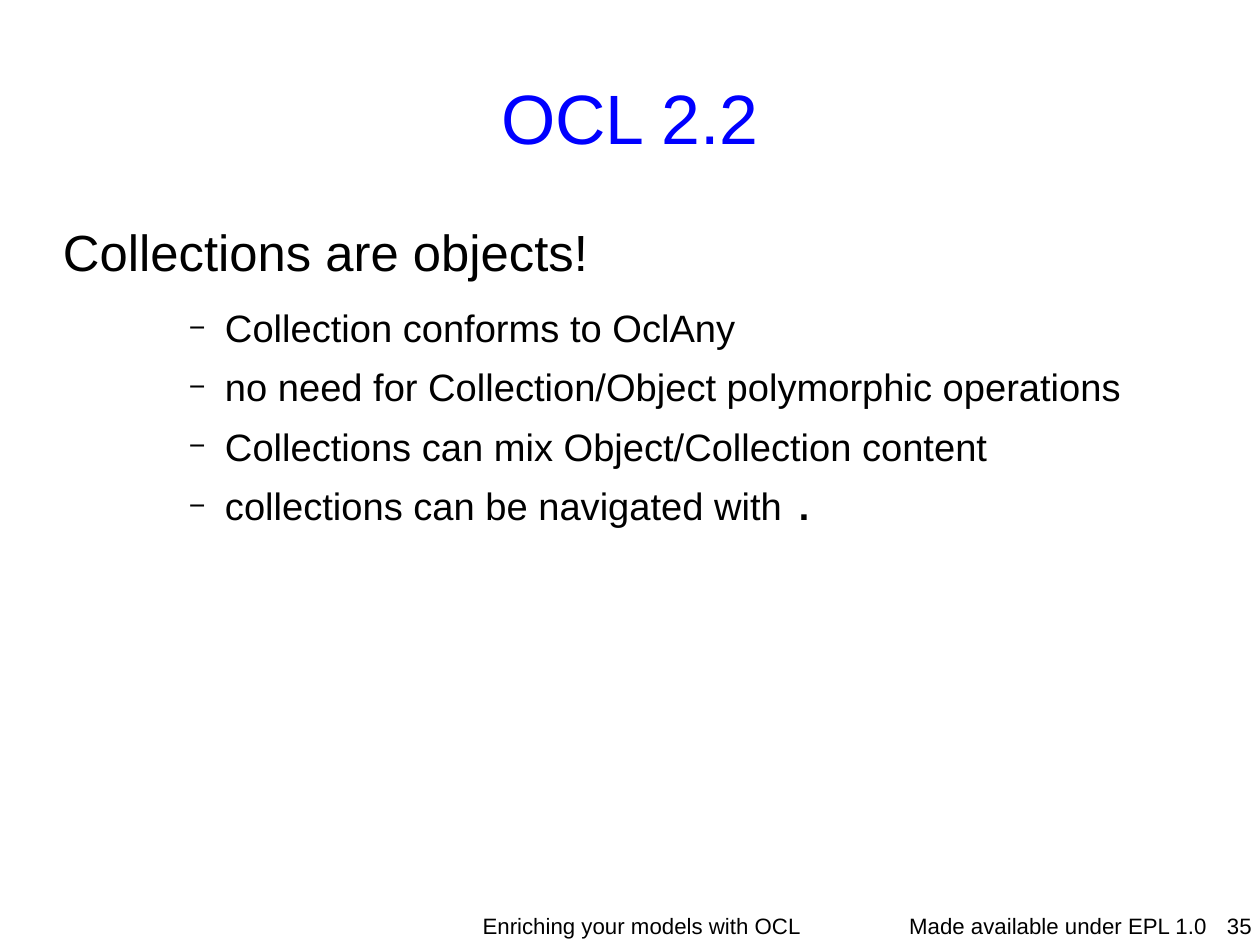
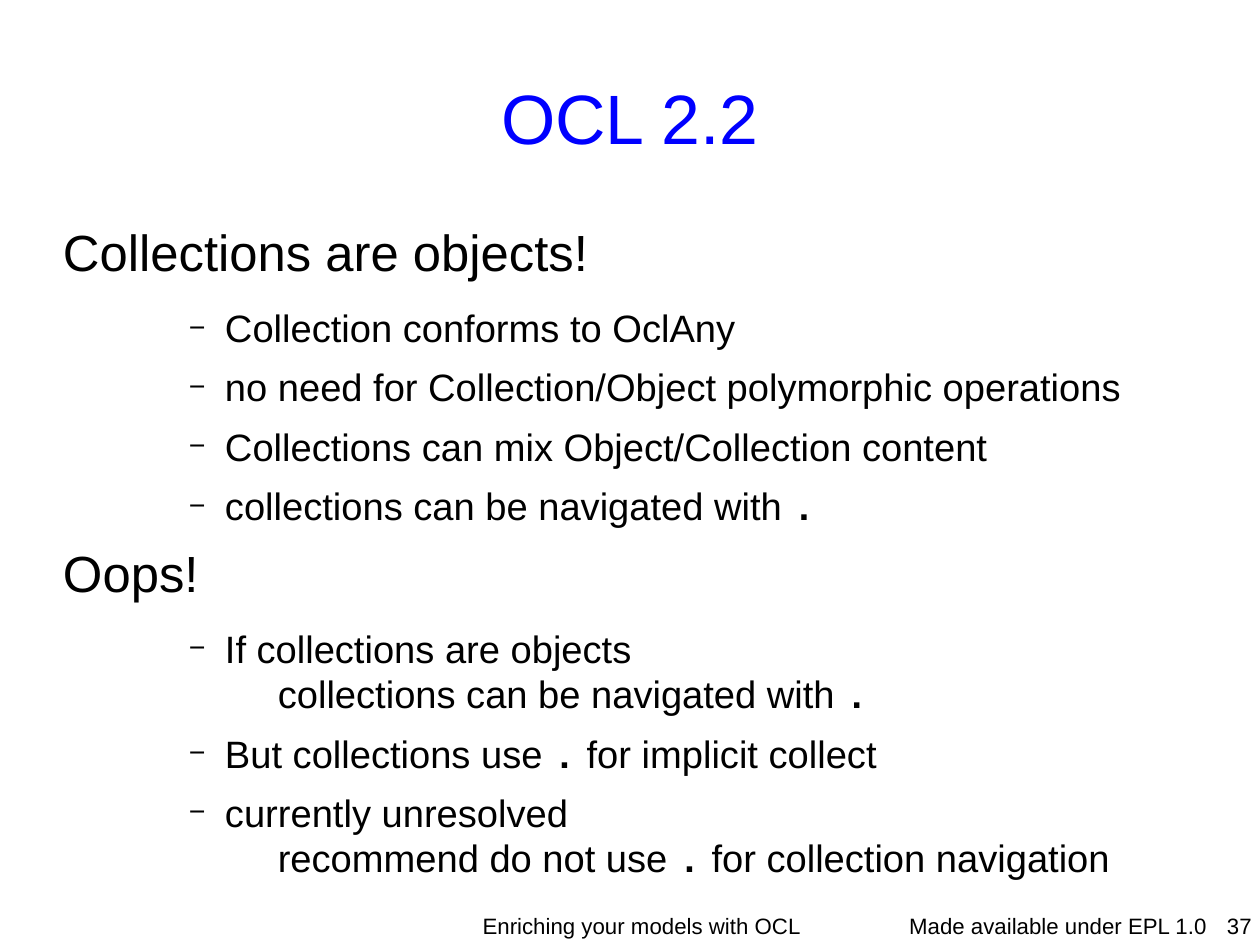
Before and after one commit to eclipse-ocl/ocl-website, a slide deck: slide 37 of ocl/docs/publications/ESE2010LongTalk/EnrichingWithOCL.odp (slide 35 before the commit). Drawn at 1260x945 pixels with LibreOffice and Linux fonts; fonts in the diff are those of the drawing; background and template pictures are left out. Boxes give left, top, right and bottom in pixels: in the first picture for what was removed or moved away, otherwise in the second. Text is boxed around its words. In the diff, an @@ line names an element or a change of style, - is before the commit and + after.

```diff
--- a/ocl/docs/publications/ESE2010LongTalk/EnrichingWithOCL.odp
+++ b/ocl/docs/publications/ESE2010LongTalk/EnrichingWithOCL.odp
@@ text at (x1=63, y1=556, x2=1110, y2=880): paragraphs added @@
+Oops!
+    − If collections are objects
+      collections can be navigated with .
+    − But collections use . for implicit collect
+    − currently unresolved
+      recommend do not use . for collection navigation
@@ page number at (x1=1227, y1=918, x2=1252, y2=935): text changed @@
-35
+37
```
Also in this commit, not shown: 20 other slides changed, 5 slides added.
